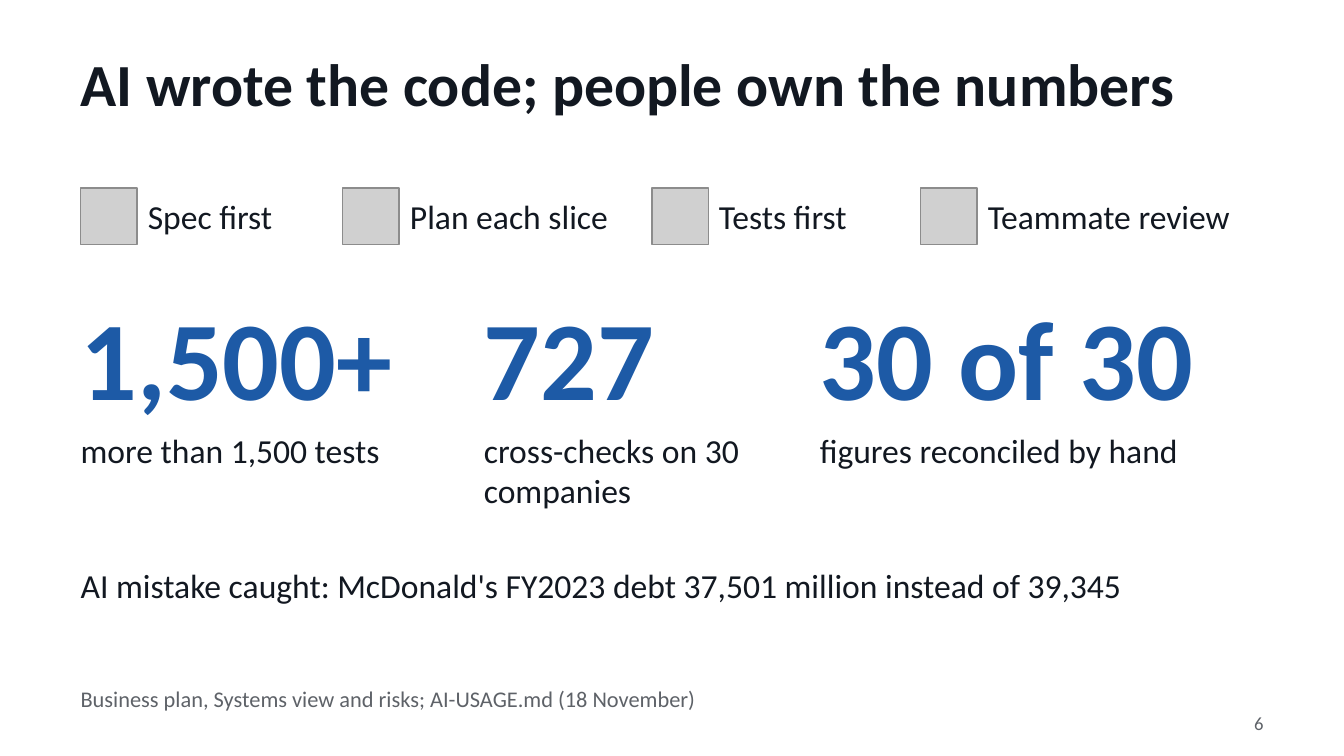
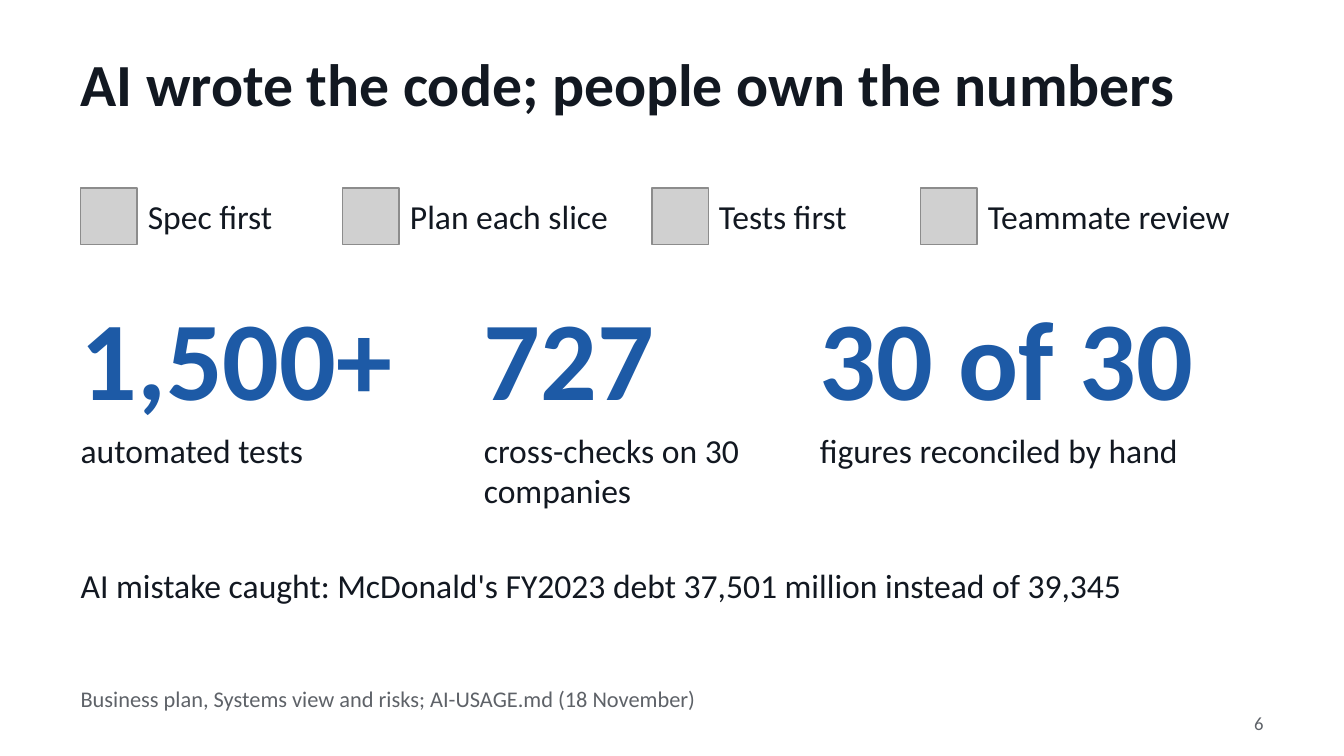
Before and after one commit to BossToGo/filing-scorecard, a slide deck: slide 6 of docs/slides/filing-scorecard.pptx. Drawn at 1344x756 pixels with LibreOffice and Linux fonts; fonts in the diff are those of the drawing; grey boxes stand for pictures. Boxes give left, top, right and bottom in pixels: in the first picture for what was removed or moved away, otherwise in the second. Text is boxed around its words. In the diff, an @@ line names an element or a change of style, - is before the commit and + after.

```diff
--- a/docs/slides/filing-scorecard.pptx
+++ b/docs/slides/filing-scorecard.pptx
@@ text at (81, 439, 303, 464): text changed @@
-more than 1,500 tests
+automated tests
```
Also in this commit, not shown: 4 other slides changed, 3 other files.
